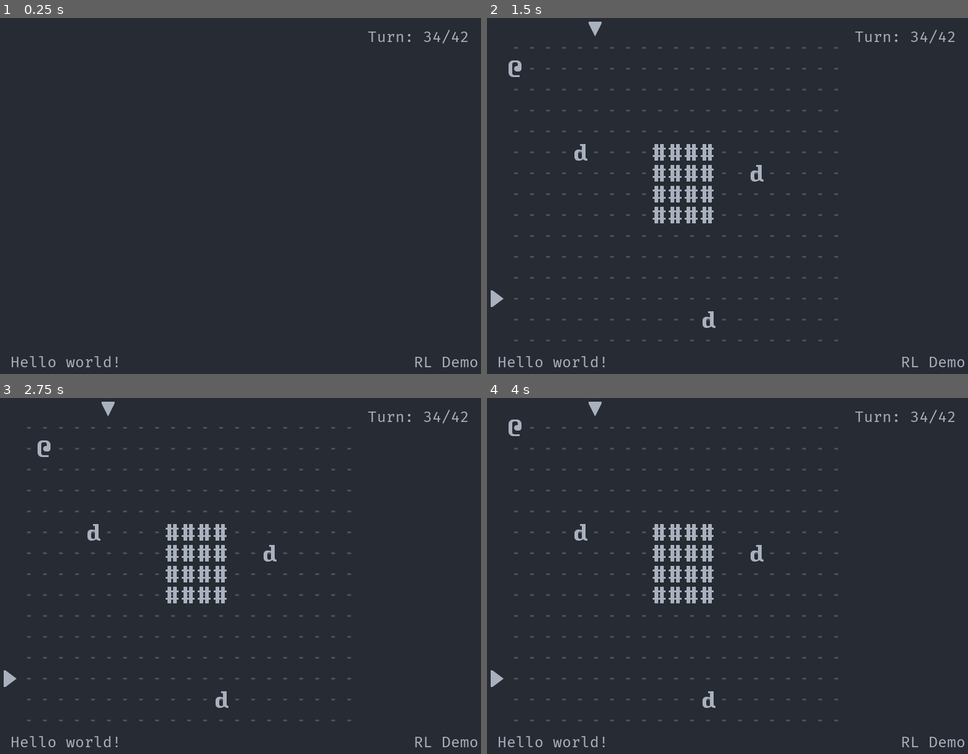
Above: before the commit, frames 1-4 (two rows, left to right).
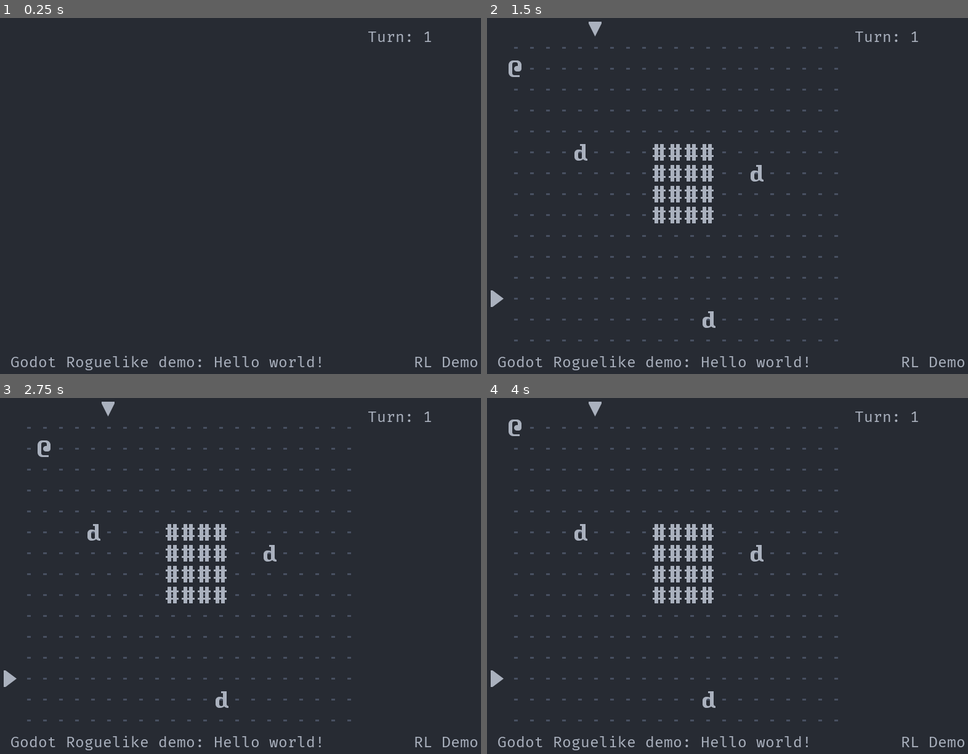
Above: after the commit, the same moments.

Repository: Bozar/GodotRoguelikeDemo
Game: Godot game, scene res://scene/main/MainScene.tscn
The game is run twice, just before and just after one commit, with the same random seed, the same clock (stepped at 60 frames per second) and the same inputs.
Inputs:
- Up to frame 1 (0.25 s): no input
- Up to frame 2 (1.5 s): tap Enter at 0.5 s; hold L (move_right) 0.53-1.28 s; tap Space (init_world) at 0.6, 1.25 s; hold J (move_down) from 1.28 s (still down); tap . (wait) at 1.35 s
- Up to frame 3 (2.75 s): tap Enter at 2 s; release J (move_down) at 2.03 s; hold L (move_right) from 2.03 s (still down); tap Space (init_world) at 2.1 s
- Up to frame 4 (4 s): tap Space (init_world) at 2.75, 3.6 s; release L (move_right) at 2.78 s; hold K (move_up) 2.78-3.53 s; tap . (wait) at 2.85 s; tap Enter at 3.5 s; hold H (move_left) from 3.53 s (still down)

The runs differ from the first frame. In frame 1, 0.7% of the frame differs, in the area x 2-98%, y 3-99%; in frame 2, 0.7%; in frame 3, 0.7%; in frame 4, 0.7%.

Commit message:
Set label text from script.

Diff:
--- a/scene/gui/MainGUI.tscn
+++ b/scene/gui/MainGUI.tscn
@@ -1,6 +1,8 @@
-[gd_scene load_steps=2 format=2]
+[gd_scene load_steps=4 format=2]
 
 [ext_resource path="res://sprite/GUIText.tscn" type="PackedScene" id=1]
+[ext_resource path="res://scene/gui/Sidebar.gd" type="Script" id=2]
+[ext_resource path="res://scene/gui/Modeline.gd" type="Script" id=3]
 
 [node name="MainGUI" type="MarginContainer"]
 modulate = Color( 0.670588, 0.698039, 0.74902, 1 )
@@ -21,11 +23,13 @@
 size_flags_horizontal = 2
 size_flags_vertical = 8
 text = "Hello world!"
+script = ExtResource( 3 )
 
 [node name="SidebarVBox" type="VBoxContainer" parent="MainHBox"]
 margin_left = 620.0
 margin_right = 800.0
 margin_bottom = 600.0
+script = ExtResource( 2 )
 
 [node name="Turn" parent="MainHBox/SidebarVBox" instance=ExtResource( 1 )]
 margin_top = 0.0
@@ -41,6 +45,6 @@
 margin_right = 180.0
 margin_bottom = 600.0
 rect_min_size = Vector2( 180, 0 )
-text = "RL Demo"
+text = "Roguelike"
 align = 2
 autowrap = true
--- /dev/null
+++ b/scene/gui/Modeline.gd
@@ -0,0 +1,5 @@
+extends Label
+
+
+func _ready() -> void:
+	text = "Godot Roguelike demo: Hello world!"
--- /dev/null
+++ b/scene/gui/Sidebar.gd
@@ -0,0 +1,10 @@
+extends VBoxContainer
+
+
+onready var _label_help: Label = get_node("Help")
+onready var _label_turn: Label = get_node("Turn")
+
+
+func _ready() -> void:
+	_label_help.text = "RL Demo"
+	_label_turn.text = "Turn: 1"
